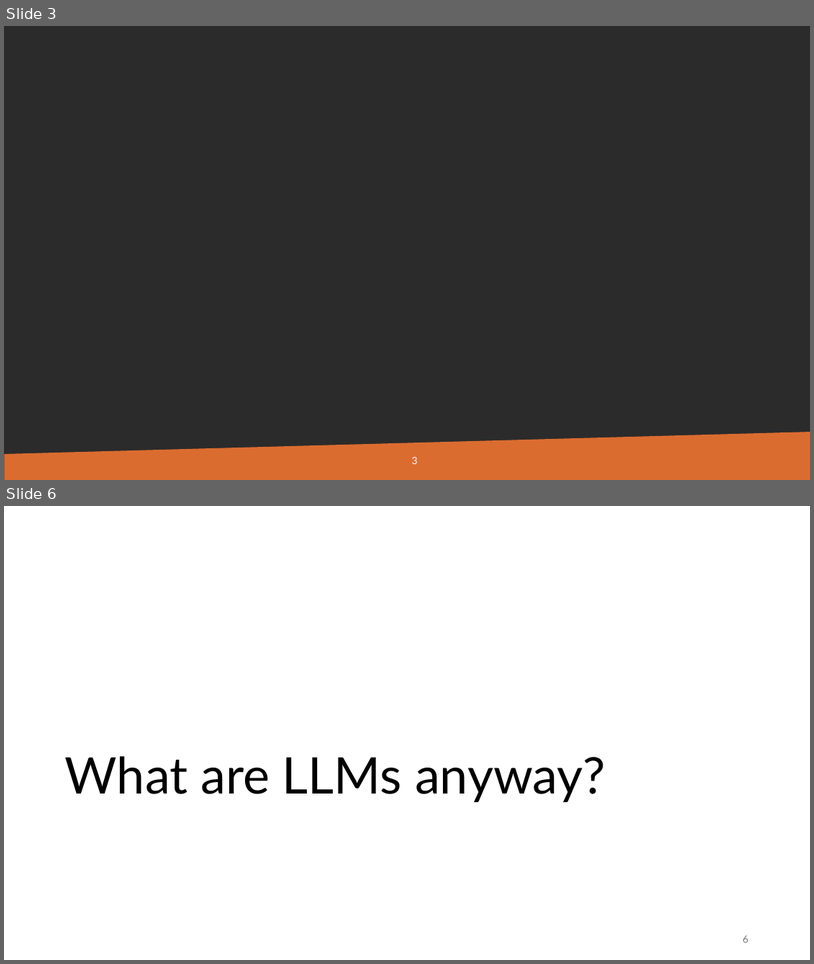
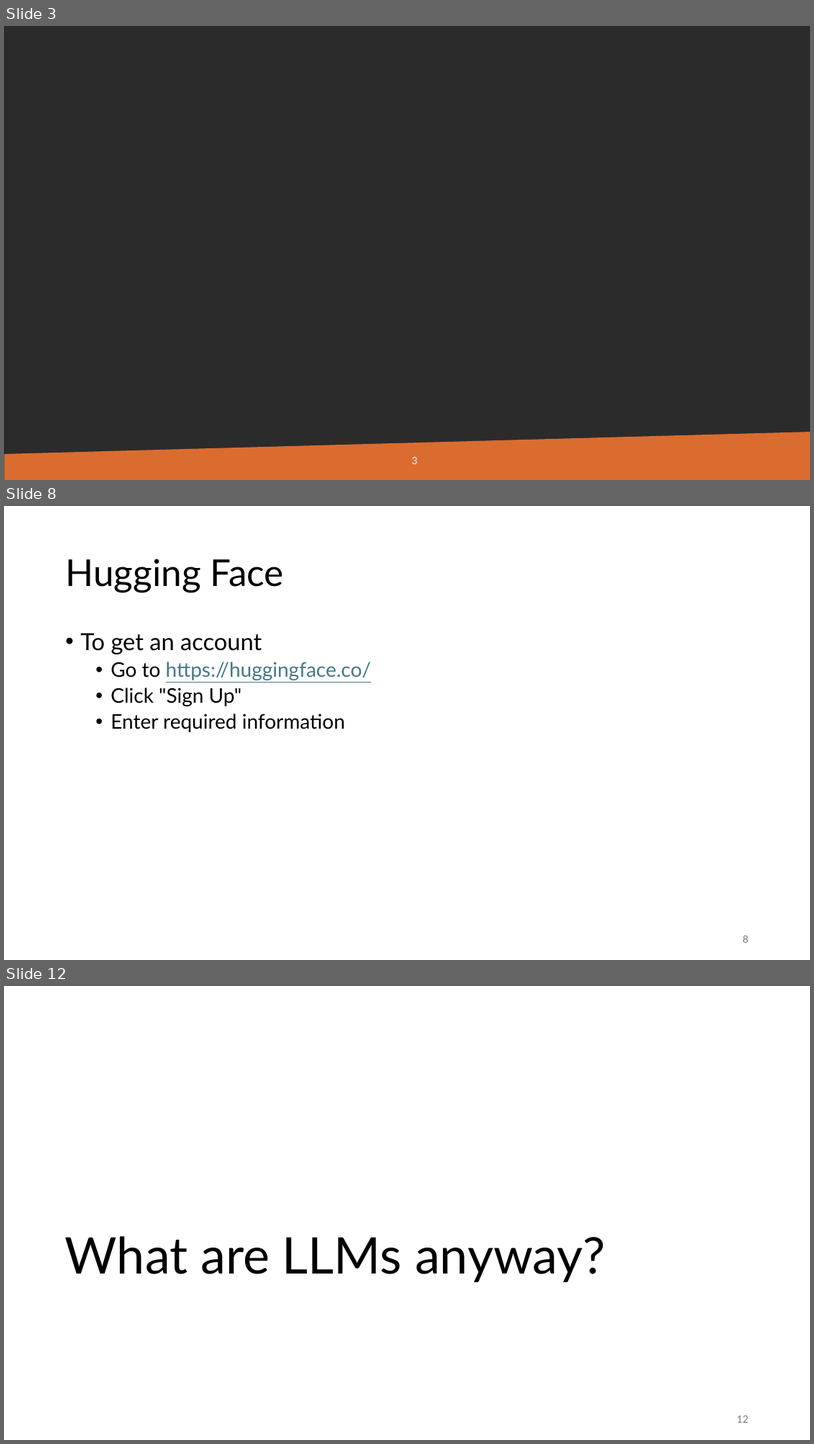
Before and after one commit to gjbex/Deploying-LLMs-locally, a slide deck: local_LLMs.pptx. Shown one above the other, each under a label of ours: slides 3 and 6 before the commit, slides 3, 8 and 12 after it; the slides between them are not shown. The pictures are 814x964 and 814x1444 pixels, drawn with LibreOffice and Linux fonts; fonts in the diff are those of the drawing; background and template pictures are left out; a plain dark background stands for a picture behind light text. Boxes give left, top, right and bottom in pixels: in the first picture for what was removed or moved away, otherwise in the second. Text is boxed around its words. In the diff, an @@ line names an element or a change of style, - is before the commit and + after.

```diff
--- a/local_LLMs.pptx
+++ b/local_LLMs.pptx
@@ slide 8 added at (x1=4, y1=506, x2=810, y2=960), background #FFFFFF @@
@@ title added at (x1=65, y1=559, x2=284, y2=592), 44 pt, text #000000 @@
+Hugging Face
@@ text added at (x1=80, y1=633, x2=371, y2=732), 24 pt, text #000000 @@
+• To get an account
+  • Go to https://huggingface.co/
+  • Click "Sign Up"
+  • Enter required information
@@ page number added at (x1=743, y1=935, x2=748, y2=942), 12 pt, text #797979 @@
+8
@@ what was slide 6 is now slide 12 @@
@@ page number at (x1=737, y1=1415, x2=748, y2=1422): text changed @@
-6
+12
```
Also in this commit, not shown: 3 slides changed, 6 other slides added, 1 slide removed.
